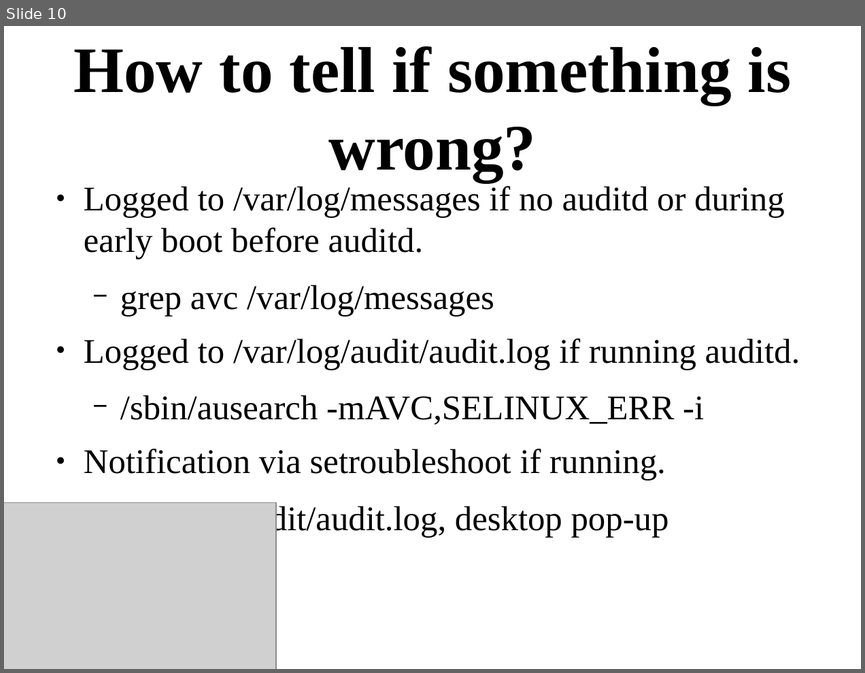
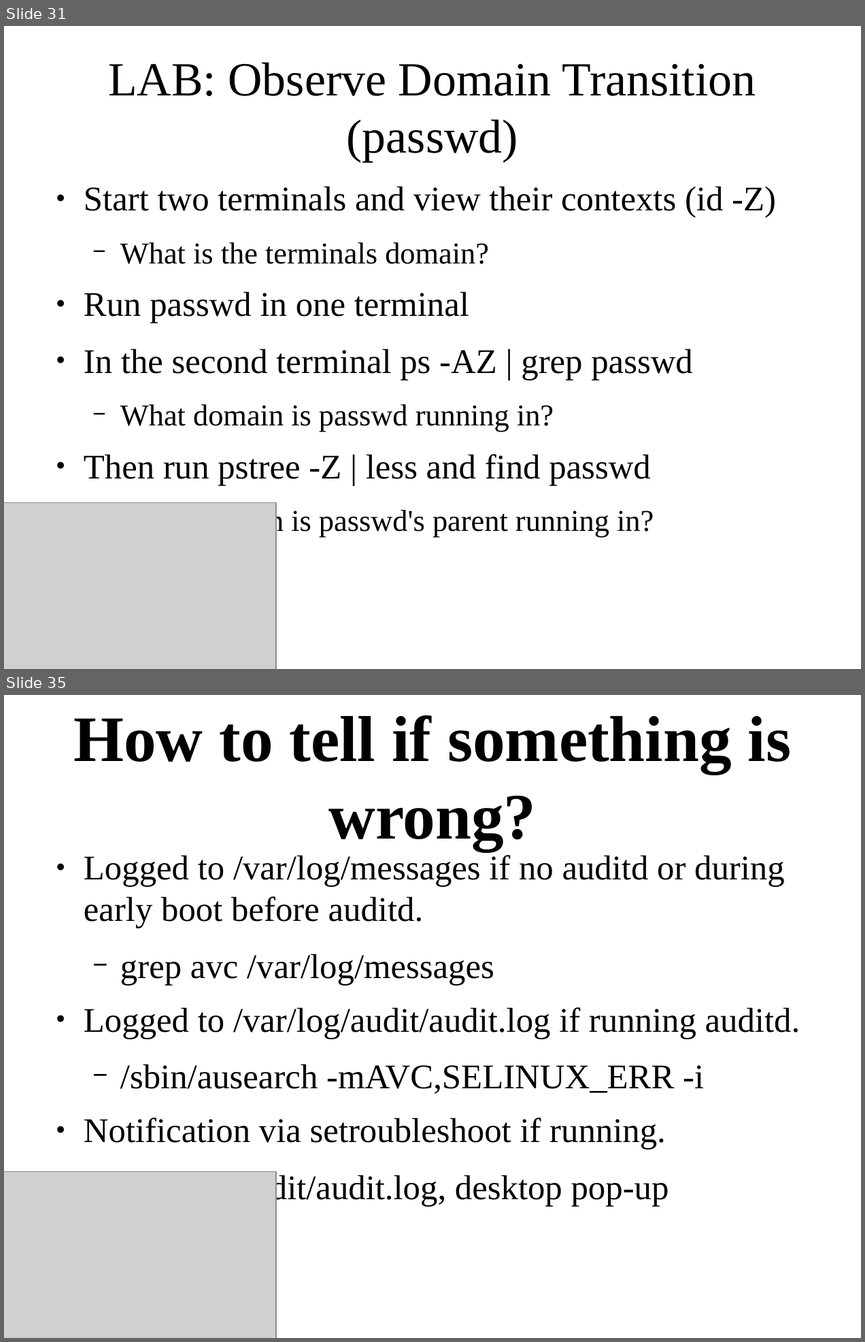
Before and after one commit to dpquigl/demystifying-selinux-part2, a slide deck: demystifying_selinux_part2_OSCON_19JUL2014.odp. Shown one above the other, each under a label of ours: slide 10 before the commit, slides 31 and 35 after it; the slides between them are not shown. The pictures are 865x673 and 865x1342 pixels, drawn with LibreOffice and Linux fonts; fonts in the diff are those of the drawing; grey boxes stand for pictures. Boxes give left, top, right and bottom in pixels: in the first picture for what was removed or moved away, otherwise in the second. Text is boxed around its words. In the diff, an @@ line names an element or a change of style, - is before the commit and + after.

```diff
--- a/demystifying_selinux_part2_OSCON_19JUL2014.odp
+++ b/demystifying_selinux_part2_OSCON_19JUL2014.odp
@@ slide 31 added at [4, 26, 861, 669], background #FFFFFF @@
@@ title added at [108, 62, 755, 161], 44 pt, text #000000 @@
+LAB: Observe Domain Transition (passwd)
@@ text added at [84, 186, 776, 537], 32 pt, text #000000 @@
+● Start two terminals and view their contexts (id -Z)
+  − What is the terminals domain?
+● Run passwd in one terminal
+● In the second terminal ps -AZ | grep passwd
+  − What domain is passwd running in?
+● Then run pstree -Z | less and find passwd
+  − What domain is passwd's parent running in?
@@ picture added at [4, 503, 276, 669] @@
@@ what was slide 10 is now slide 35 @@
```
Also in this commit, not shown: 25 other slides added, 2 other files.
